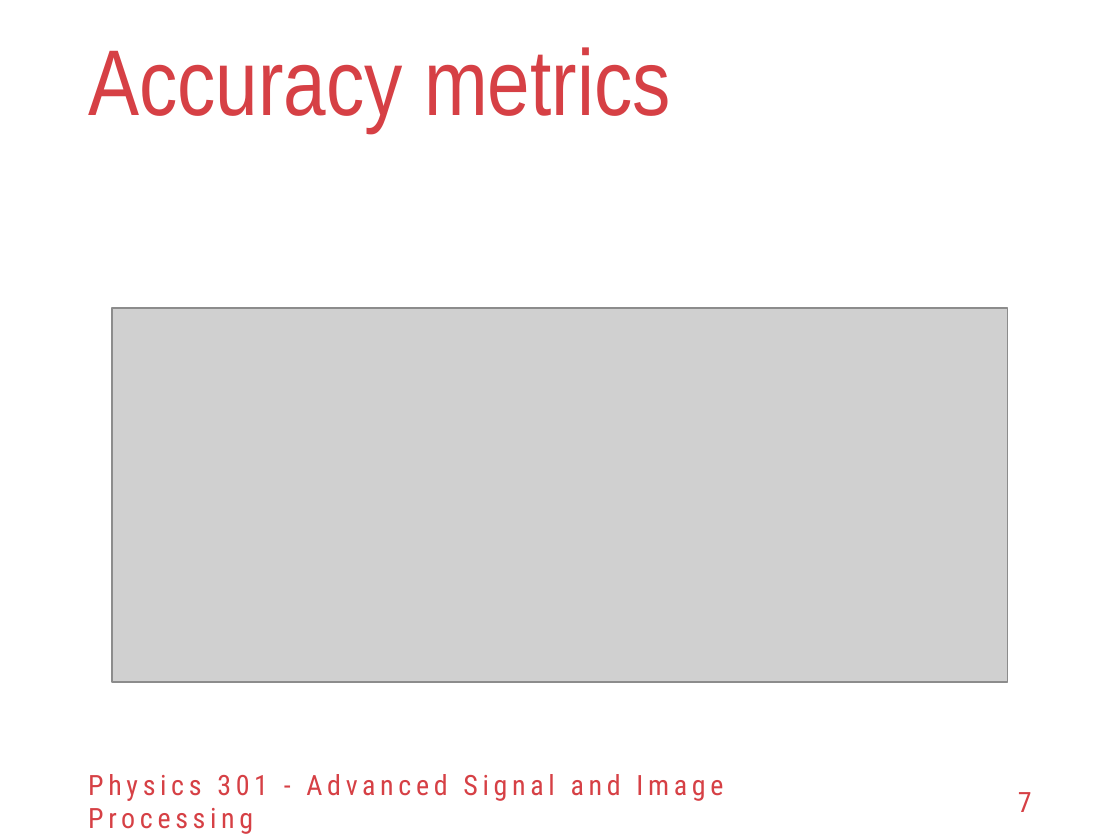
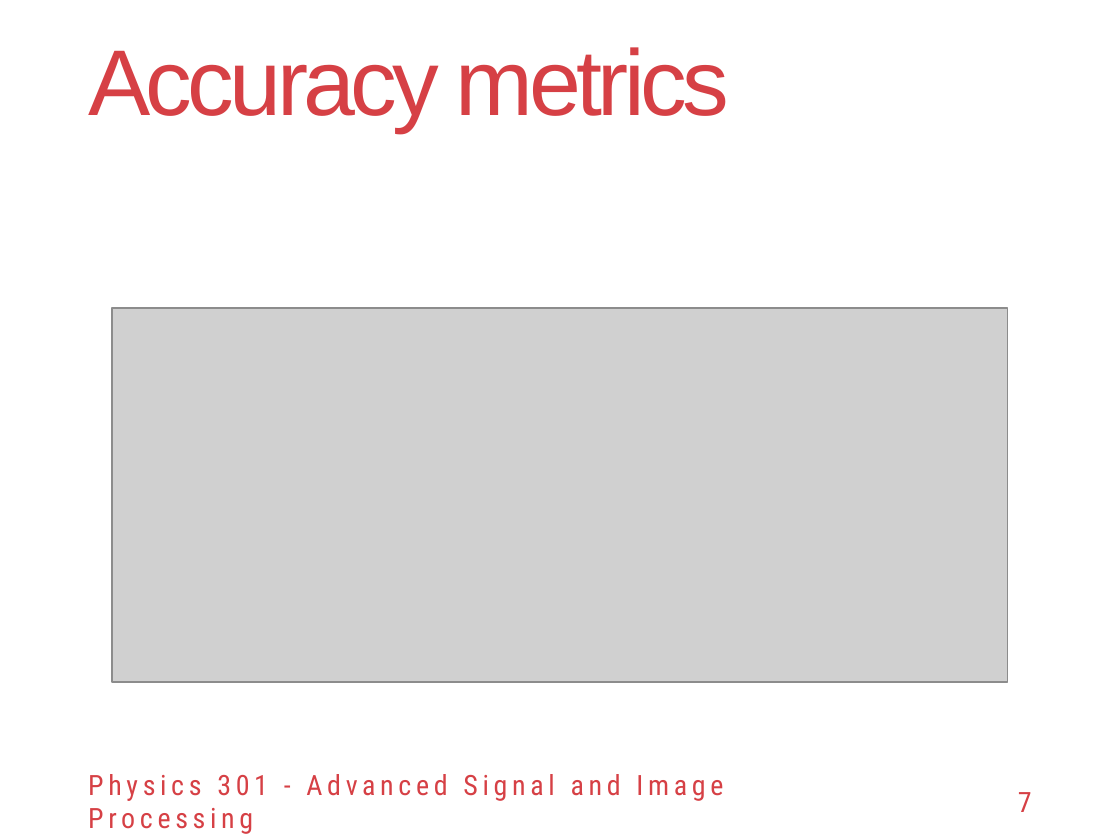
Before and after one commit to reneprincipejr/Physics-301, a slide deck: slide 7 of 03 PCA for Compression/Activity 3 - PCA for Compression.pptx. Drawn at 1120x840 pixels with LibreOffice and Linux fonts; fonts in the diff are those of the drawing; grey boxes stand for pictures; background and template pictures are left out. Boxes give left, top, right and bottom in pixels: in the first picture for what was removed or moved away, otherwise in the second. Text is boxed around its words. In the diff, an @@ line names an element or a change of style, - is before the commit and + after.

```diff
--- a/03 PCA for Compression/Activity 3 - PCA for Compression.pptx
+++ b/03 PCA for Compression/Activity 3 - PCA for Compression.pptx
@@ title "Accuracy metrics" at box(88, 47, 729, 132): font Arial Narrow to Arial, letter spacing 0 to -3 pt @@
```
Also in this commit, not shown: 8 other slides changed, 5 other files.
